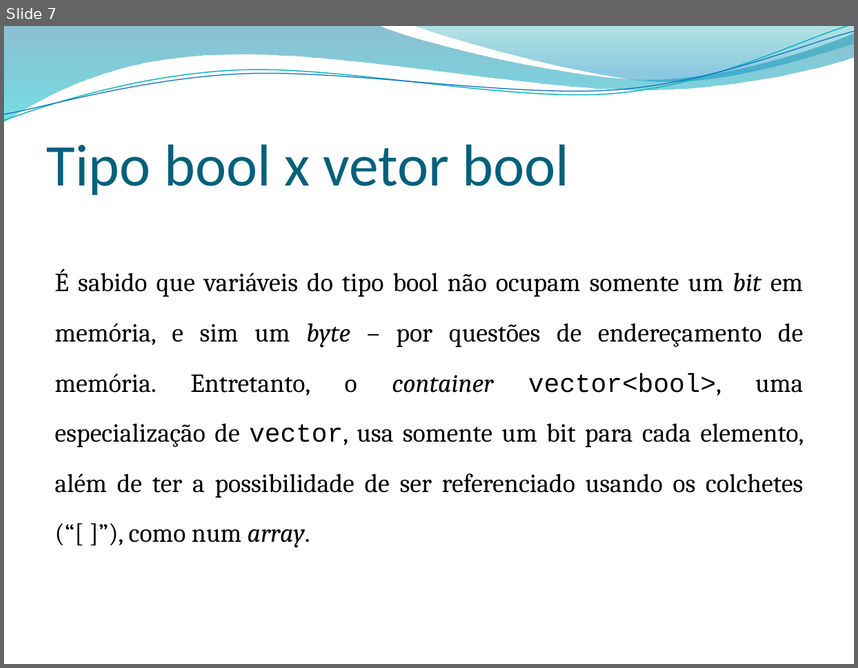
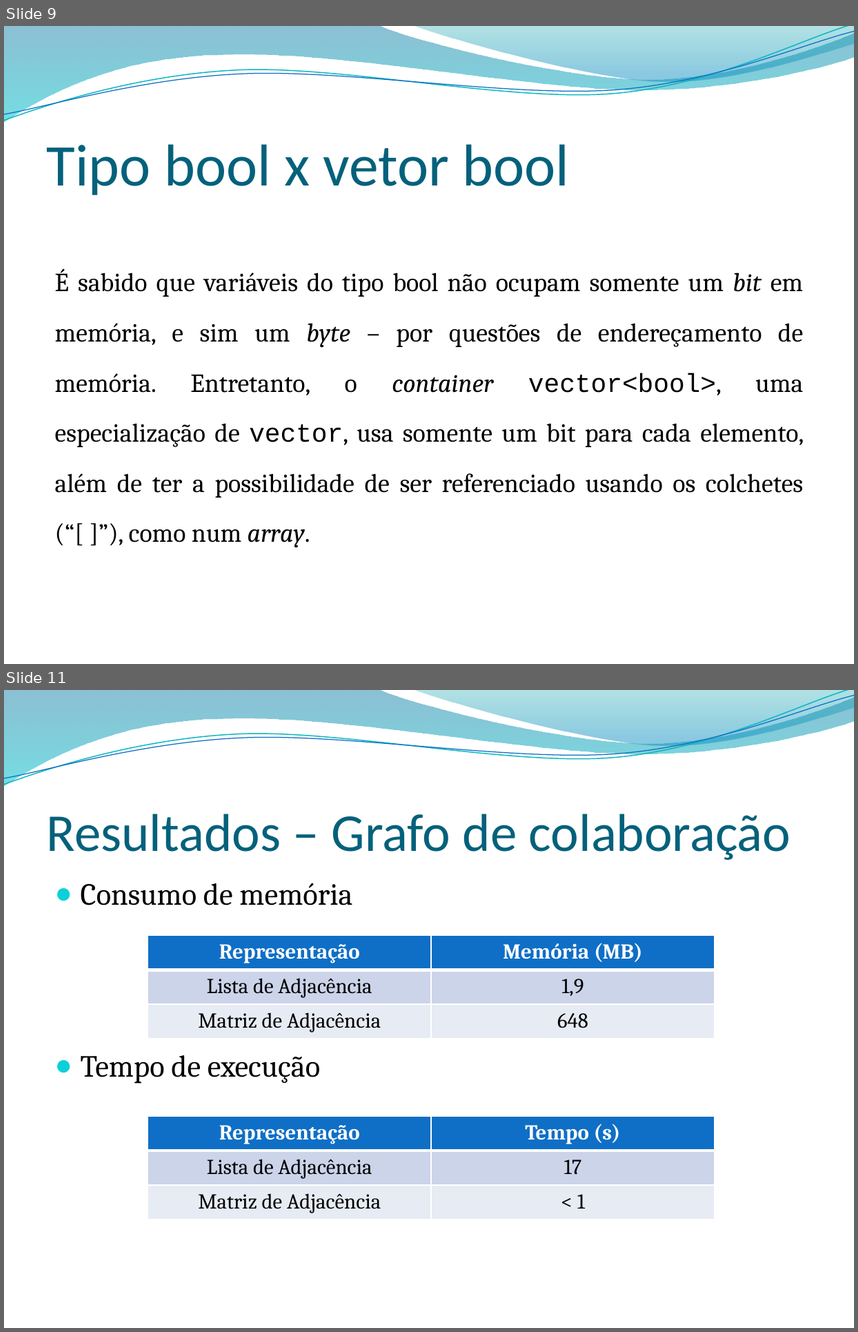
Before and after one commit to jonathanaugusto/grafos2011, a slide deck: apresentacao.pptx. Shown one above the other, each under a label of ours: slide 7 before the commit, slides 9 and 11 after it; the slides between them are not shown. The pictures are 858x668 and 858x1332 pixels, drawn with LibreOffice and Linux fonts; fonts in the diff are those of the drawing; background and template pictures are left out. Boxes give left, top, right and bottom in pixels: in the first picture for what was removed or moved away, otherwise in the second. Text is boxed around its words. In the diff, an @@ line names an element or a change of style, - is before the commit and + after.

```diff
--- a/apresentacao.pptx
+++ b/apresentacao.pptx
@@ slide 11 added at (4, 690, 854, 1328), background picture (left out); not listed: 4 template elements that a slide beside it also shows @@
@@ title added at (47, 814, 791, 860), 45 pt, text #04617B @@
+Resultados – Grafo de colaboração
@@ text added at (81, 883, 352, 1083), 26 pt, text #000000 @@
+● Consumo de memória
+● Tempo de execução
@@ table added at (148, 935, 714, 1038), 3 rows, 2 columns @@
+Representação | Memória (MB)
+Lista de Adjacência | 1,9
+Matriz de Adjacência | 648
@@ table added at (148, 1116, 714, 1220), 3 rows, 2 columns @@
+Representação | Tempo (s)
+Lista de Adjacência | 17
+Matriz de Adjacência | < 1
@@ what was slide 7 is now slide 9 @@
```
Also in this commit, not shown: 11 other slides added, 1 slide removed.
